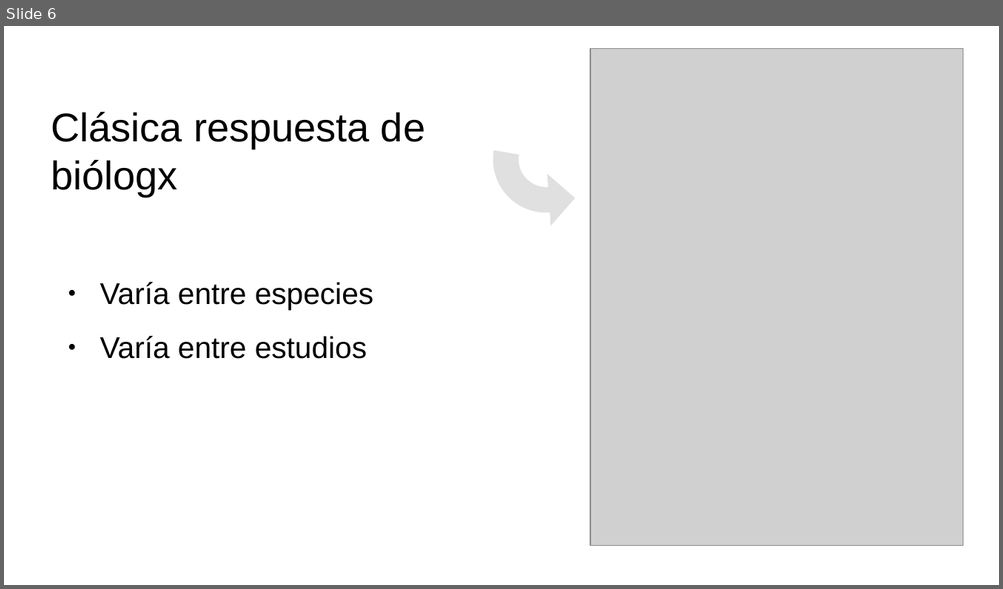
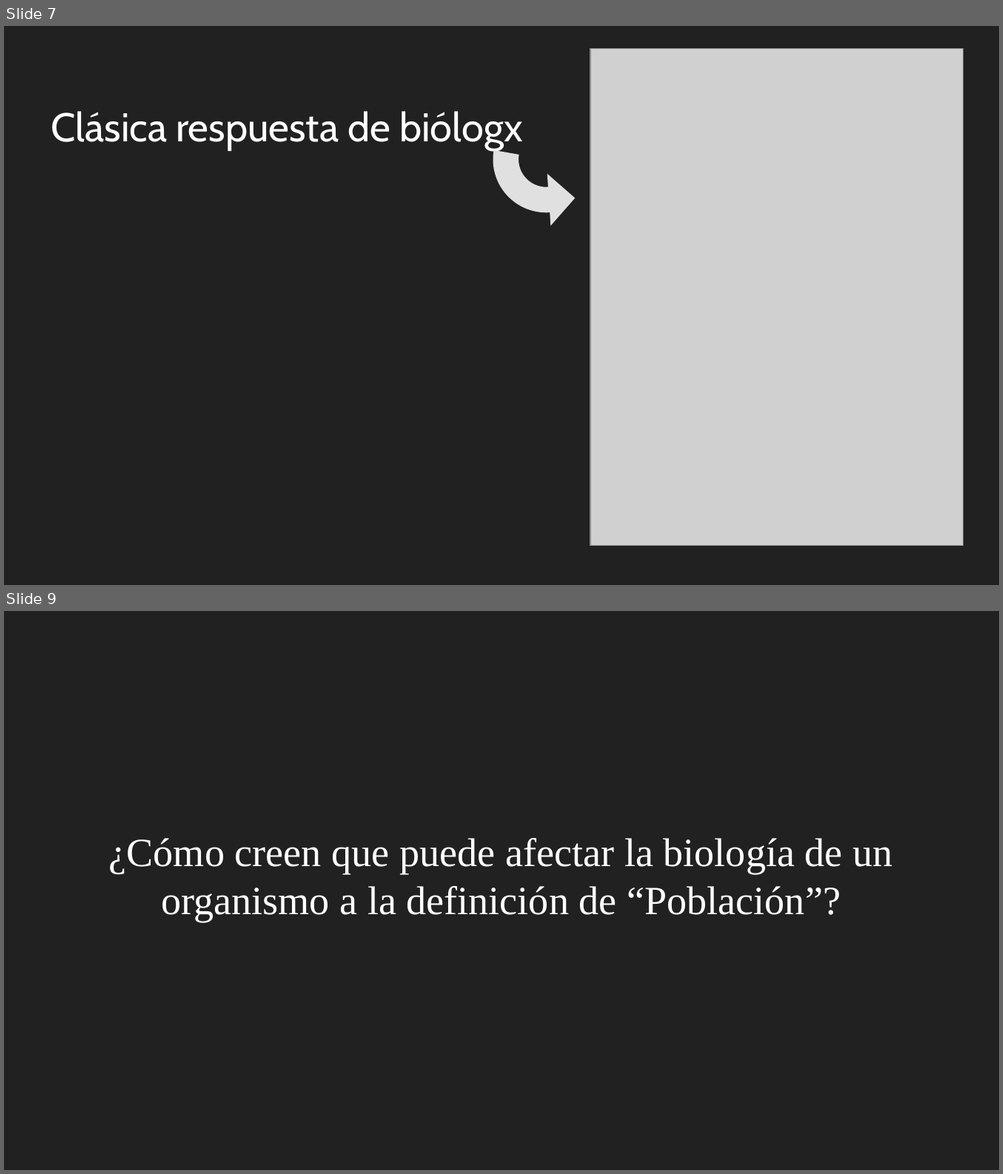
Before and after one commit to gerardommc/Ecologia-poblaciones, a slide deck: Unidad-1/Poblacion.odp. Shown one above the other, each under a label of ours: slide 6 before the commit, slides 7 and 9 after it; the slides between them are not shown. The pictures are 1003x589 and 1003x1174 pixels, drawn with LibreOffice and Linux fonts; fonts in the diff are those of the drawing; grey boxes stand for pictures. Boxes give left, top, right and bottom in pixels: in the first picture for what was removed or moved away, otherwise in the second. Text is boxed around its words. In the diff, an @@ line names an element or a change of style, - is before the commit and + after.

```diff
--- a/Unidad-1/Poblacion.odp
+++ b/Unidad-1/Poblacion.odp
@@ slide 9 added at (4,611,999,1170), background #212121 @@
@@ subtitle added at (109,838,892,922), 32 pt, text #FFFFFF @@
+¿Cómo creen que puede afectar la biología de un organismo a la definición de “Población”?
@@ what was slide 6 is now slide 7 @@
@@ slide 7 changed as well @@
@@ background #FFFFFF to #212121 @@
@@ text "Clásica respuesta de biólogx" at (51,111,522,150): font Arial to Cabin, text colour #000000 to #FFFFFF @@
@@ freeform shape at (485,98,608,221): outline redrawn @@
@@ text removed at (100,282,373,359) @@
-● Varía entre especies
-● Varía entre estudios
```
Also in this commit, not shown: 14 other slides changed, 3 other slides added, 1 other file.
